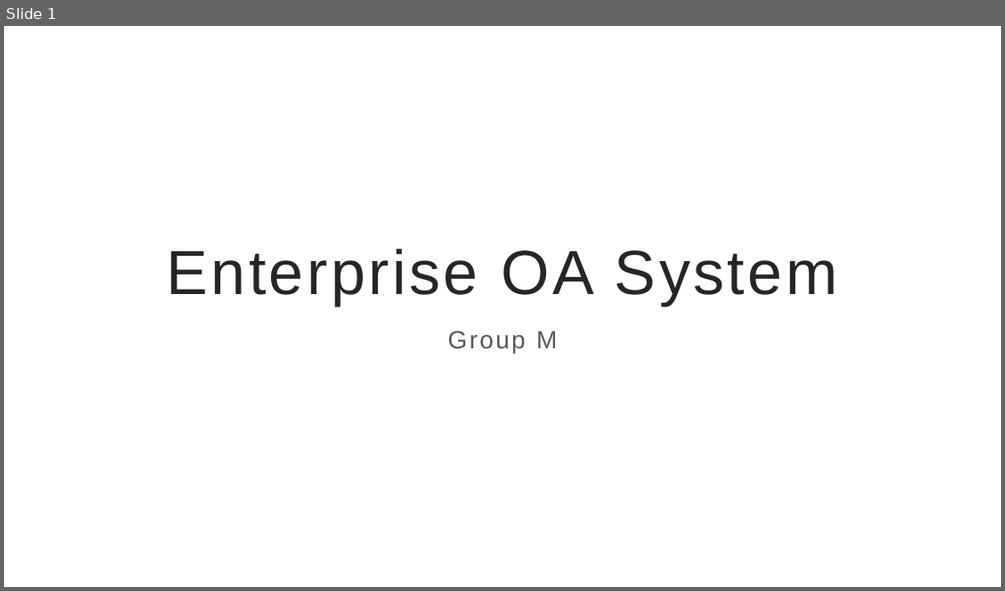
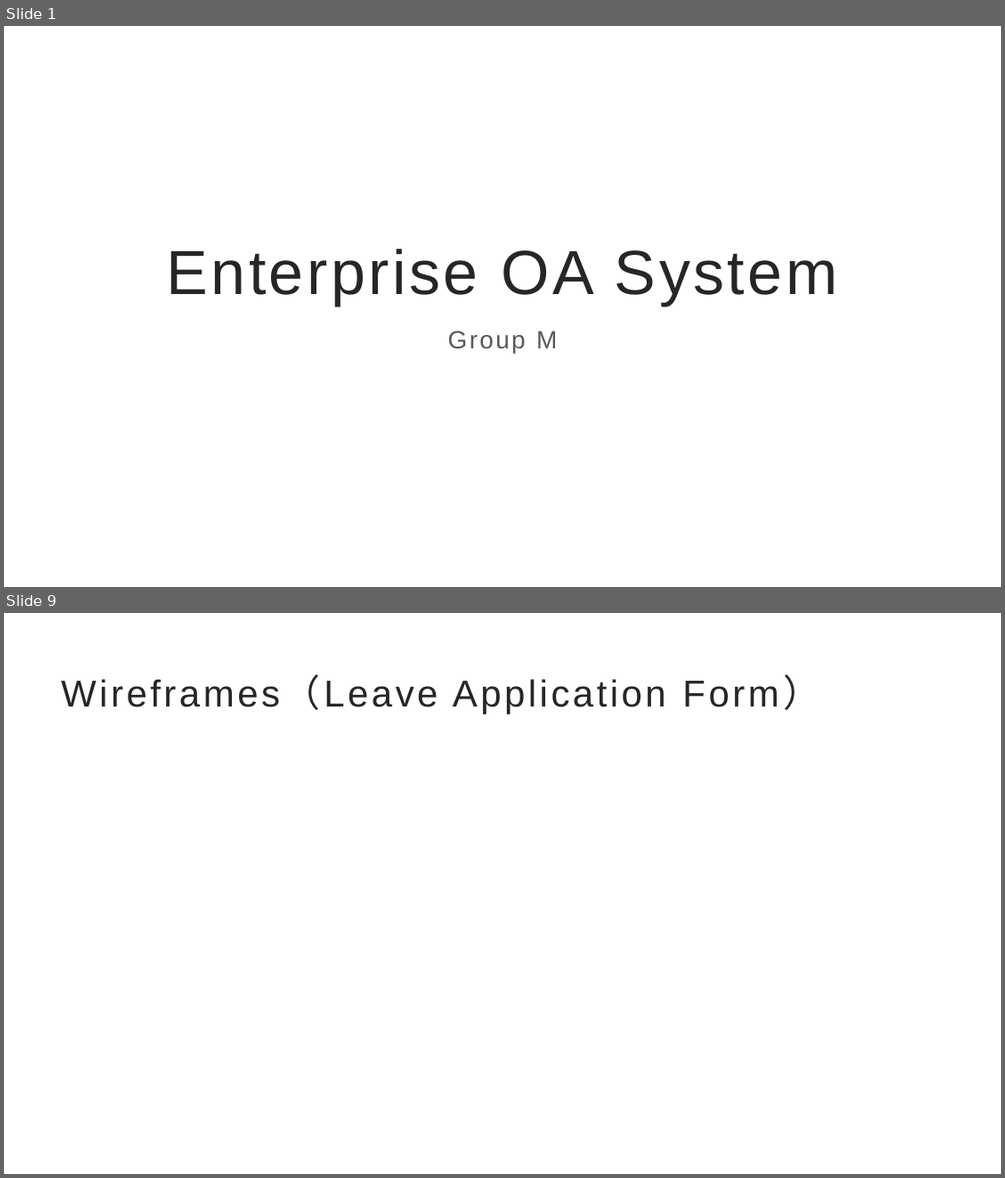
Before and after one commit to Harold-Gu/Enterprise-OA-Management-System, a slide deck: OA System.pptx. Shown one above the other, each under a label of ours: slide 1 before the commit, slides 1 and 9 after it; the slides between them are not shown. The pictures are 1005x591 and 1005x1178 pixels, drawn with LibreOffice and Linux fonts; fonts in the diff are those of the drawing. Boxes give left, top, right and bottom in pixels: in the first picture for what was removed or moved away, otherwise in the second. Text is boxed around its words. In the diff, an @@ line names an element or a change of style, - is before the commit and + after.

```diff
--- a/OA System.pptx
+++ b/OA System.pptx
@@ slide 9 added at bbox=[4, 613, 1001, 1174], background #FFFFFF @@
@@ title added at bbox=[61, 676, 778, 714], 36 pt, text #262626 @@
+Wireframes（Leave Application Form）
```
Also in this commit, not shown: 2 slides changed, 8 other slides added, 1 slide removed.
